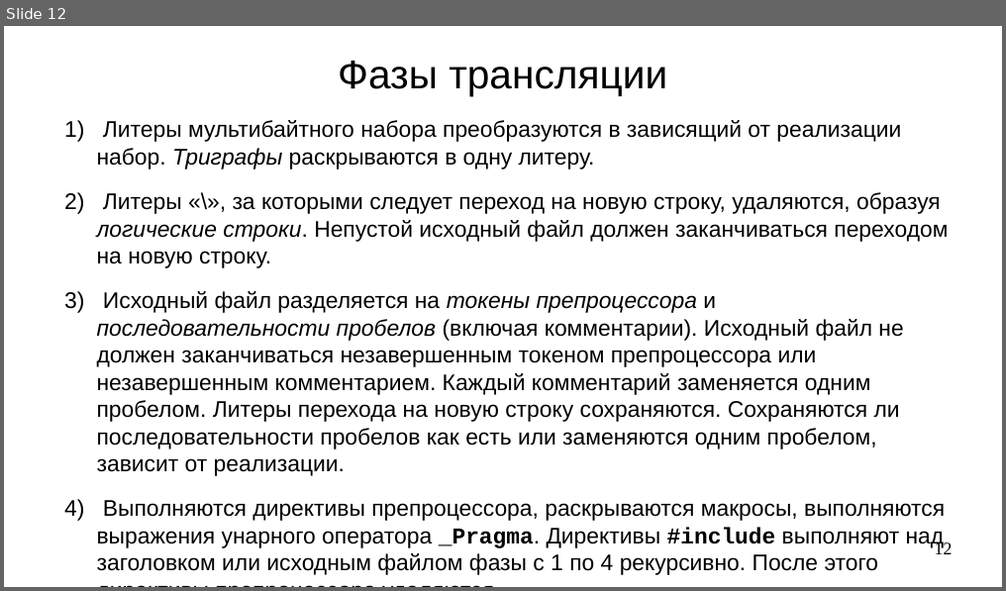
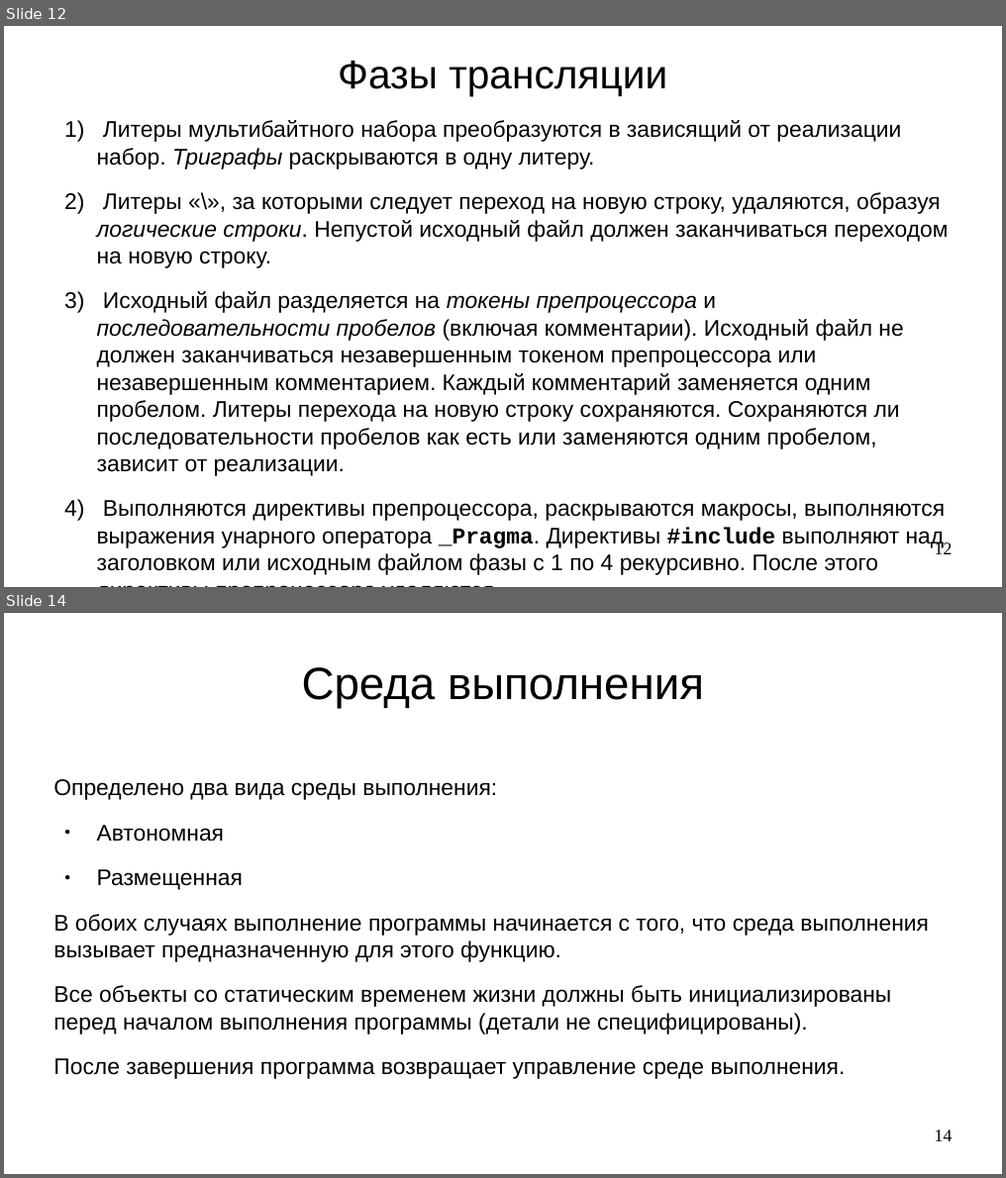
Before and after one commit to steelcraft/stud-lab, a slide deck: Лекции/CACP01.odp. Shown one above the other, each under a label of ours: slide 12 before the commit, slides 12 and 14 after it; the slides between them are not shown. The pictures are 1006x591 and 1006x1178 pixels, drawn with LibreOffice and Linux fonts; fonts in the diff are those of the drawing. Boxes give left, top, right and bottom in pixels: in the first picture for what was removed or moved away, otherwise in the second. Text is boxed around its words. In the diff, an @@ line names an element or a change of style, - is before the commit and + after.

Commit message:
Добавлен раздел "Среда выполнения" (до 5.1.2.2.3)

```diff
--- a/Лекции/CACP01.odp
+++ b/Лекции/CACP01.odp
@@ slide 14 added at (x1=4, y1=613, x2=1002, y2=1174), background #FFFFFF @@
@@ title added at (x1=302, y1=667, x2=704, y2=708), 36 pt, text #000000 @@
+Среда выполнения
@@ text added at (x1=54, y1=779, x2=929, y2=1079), 18 pt, text #000000 @@
+Определено два вида среды выполнения:
+● Автономная
+● Размещенная
+В обоих случаях выполнение программы начинается с того, что среда выполнения вызывает предназначенную для этого функцию.
+Все объекты со статическим временем жизни должны быть инициализированы перед началом выполнения программы (детали не специфицированы).
+После завершения программа возвращает управление среде выполнения.
@@ page number added at (x1=935, y1=1130, x2=952, y2=1142), 14 pt, text #000000 @@
+14
```
Also in this commit, not shown: 1 slide changed, 4 other slides added, 1 slide removed.
